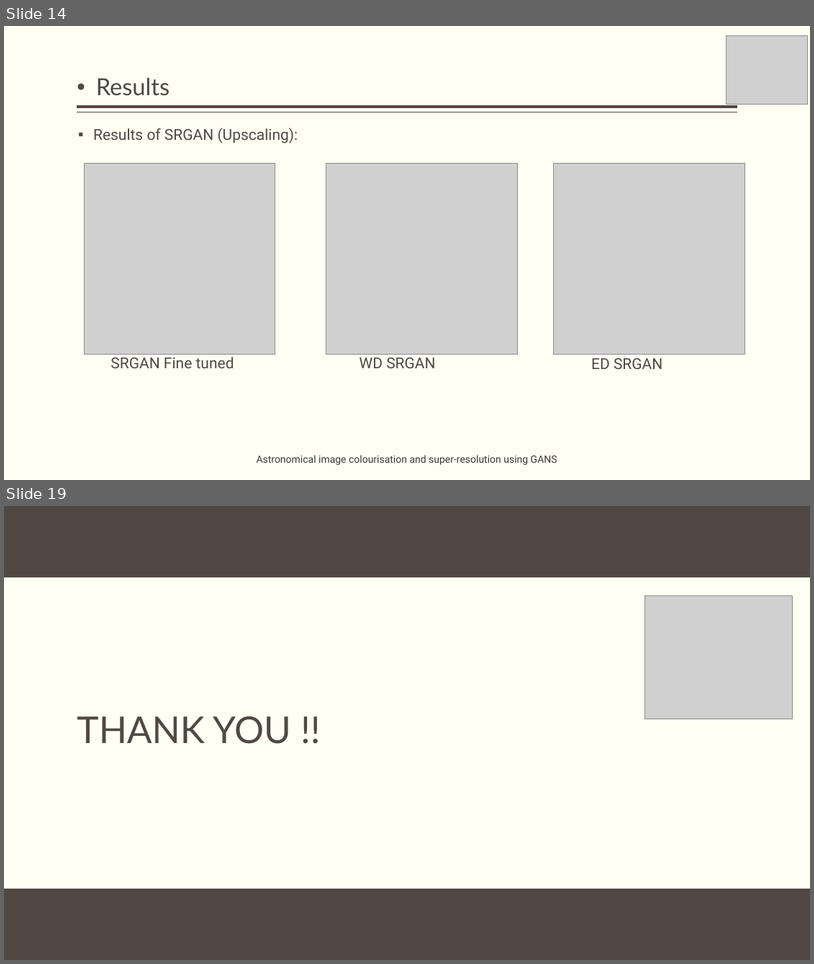
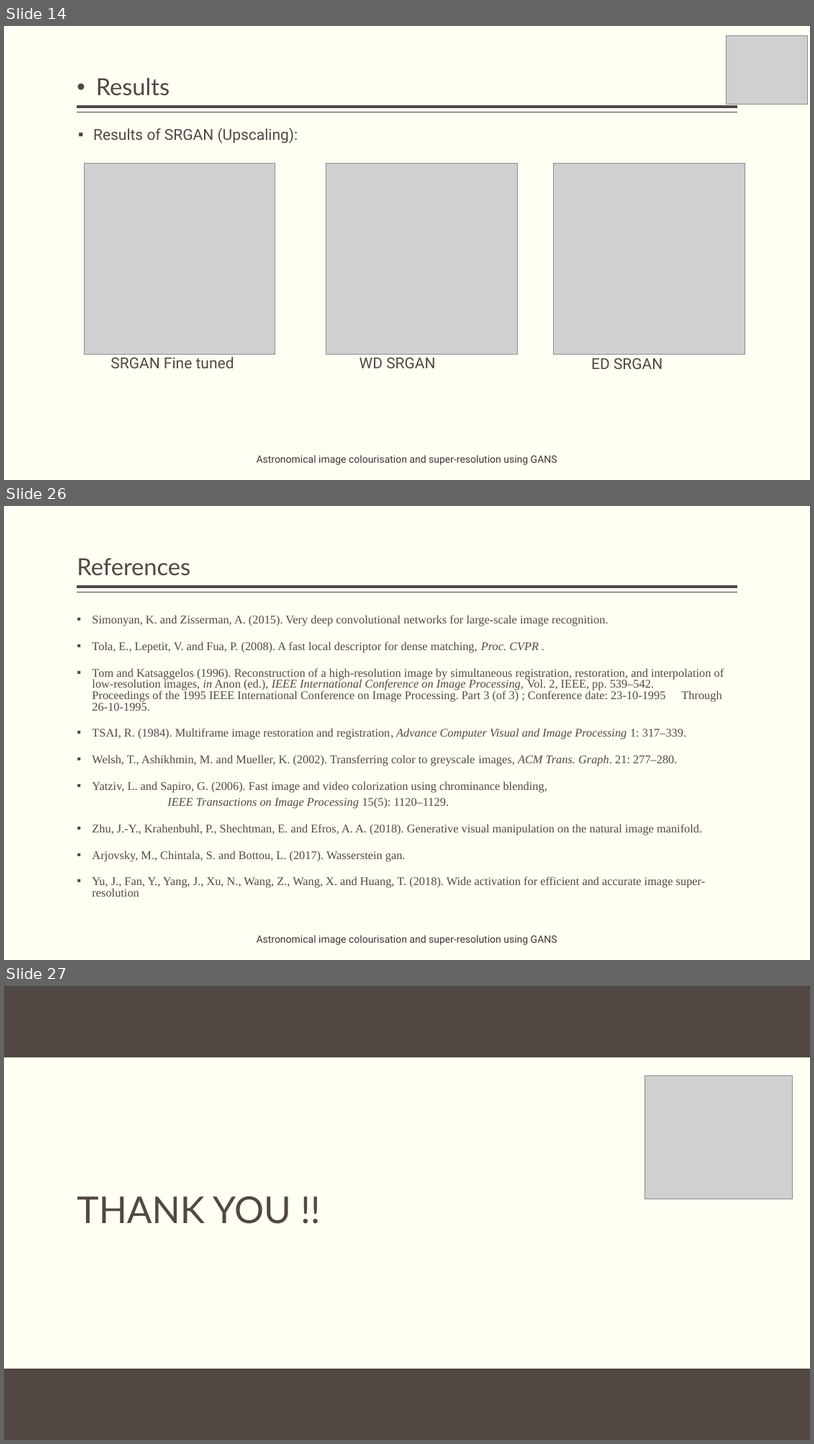
Before and after one commit to obi-wan-shinobi/Literature-Review, a slide deck: Presentation/Stage_2/stage_2_presentation.pptx. Shown one above the other, each under a label of ours: slides 14 and 19 before the commit, slides 14, 26 and 27 after it; the slides between them are not shown. The pictures are 814x964 and 814x1444 pixels, drawn with LibreOffice and Linux fonts; fonts in the diff are those of the drawing; grey boxes stand for pictures; background and template pictures are left out. Boxes give left, top, right and bottom in pixels: in the first picture for what was removed or moved away, otherwise in the second. Text is boxed around its words. In the diff, an @@ line names an element or a change of style, - is before the commit and + after.

```diff
--- a/Presentation/Stage_2/stage_2_presentation.pptx
+++ b/Presentation/Stage_2/stage_2_presentation.pptx
@@ slide 26 added at (4,506,810,960), background #FFFFF3; not listed: 2 template elements that a slide beside it also shows @@
@@ title added at (77,558,190,576), 28 pt, text #514843 @@
+References
@@ text added at (92,615,725,896), 14 pt, text #514843 @@
+▪ Simonyan, K. and Zisserman, A. (2015). Very deep convolutional networks for large-scale image recognition.
+▪ Tola, E., Lepetit, V. and Fua, P. (2008). A fast local descriptor for dense matching, Proc. CVPR .
+▪ Tom and Katsaggelos (1996). Reconstruction of a high-resolution image by simultaneous registration, restoration, and interpolation of low-resolution images, in Anon (ed.), IEEE International Conference on Image Processing, Vol. 2, IEEE, pp. 539–542. Proceedings of the 1995 IEEE International Conference on Image Processing. Part 3 (of 3) ; Conference date: 23-10-1995 Through 26-10-1995.
+▪ TSAI, R. (1984). Multiframe image restoration and registration, Advance Computer Visual and Image Processing 1: 317–339.
+▪ Welsh, T., Ashikhmin, M. and Mueller, K. (2002). Transferring color to greyscale images, ACM Trans. Graph. 21: 277–280.
+▪ Yatziv, L. and Sapiro, G. (2006). Fast image and video colorization using chrominance blending,
+  IEEE Transactions on Image Processing 15(5): 1120–1129.
+▪ Zhu, J.-Y., Krahenbuhl, P., Shechtman, E. and Efros, A. A. (2018). Generative visual manipulation on the natural image manifold.
+▪ Arjovsky, M., Chintala, S. and Bottou, L. (2017). Wasserstein gan.
+▪ Yu, J., Fan, Y., Yang, J., Xu, N., Wang, Z., Wang, X. and Huang, T. (2018). Wide activation for efficient and accurate image super-resolution
@@ text added at (257,934,558,944), 12 pt, text #3D3632 @@
+Astronomical image colourisation and super-resolution using GANS
@@ what was slide 19 is now slide 27 @@
```
Also in this commit, not shown: 7 slides changed, 7 other slides added, 7 other files.
